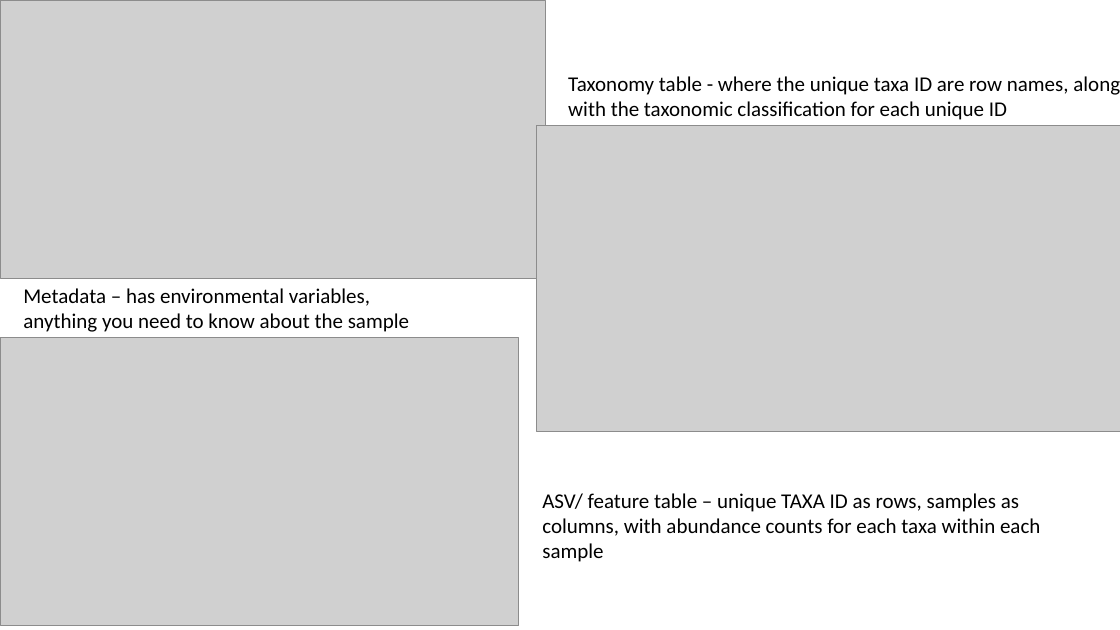
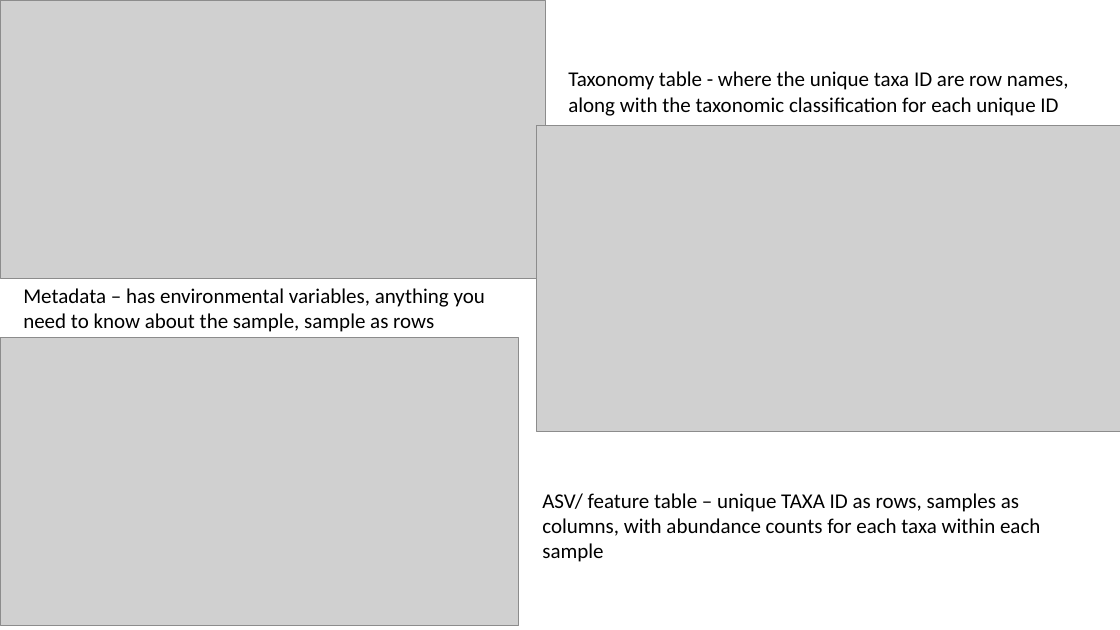
Before and after one commit to sierra-uga/STN12_revisits, a slide deck: slide 3 of helpful_explanation.pptx. Drawn at 1120x630 pixels with LibreOffice and Linux fonts; fonts in the diff are those of the drawing; grey boxes stand for pictures. Boxes give left, top, right and bottom in pixels: in the first picture for what was removed or moved away, otherwise in the second. Text is boxed around its words. In the diff, an @@ line names an element or a change of style, - is before the commit and + after.

```diff
--- a/helpful_explanation.pptx
+++ b/helpful_explanation.pptx
@@ text "Taxonomy table - where the ..." rewrapped from [568,76,1120,120] to [568,71,1069,116] @@
@@ text at [23,288,485,332]: text changed @@
-Metadata – has environmental variables, anything you need to know about the sample
+Metadata – has environmental variables, anything you need to know about the sample, sample as rows
```
Also in this commit, not shown: 3 other files.
